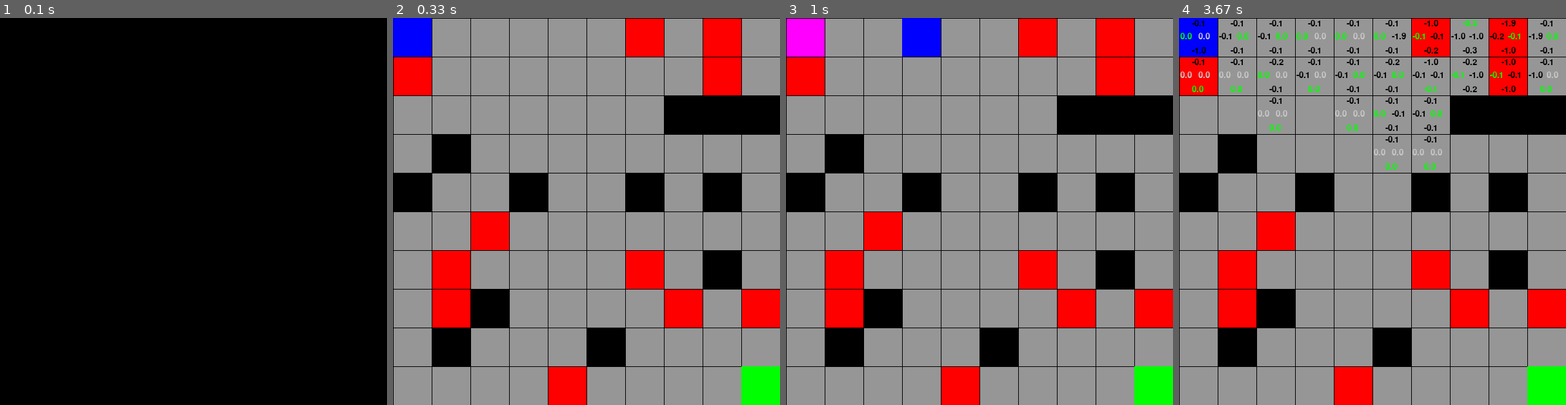
Above: before the commit, frames 1-4 (left to right).
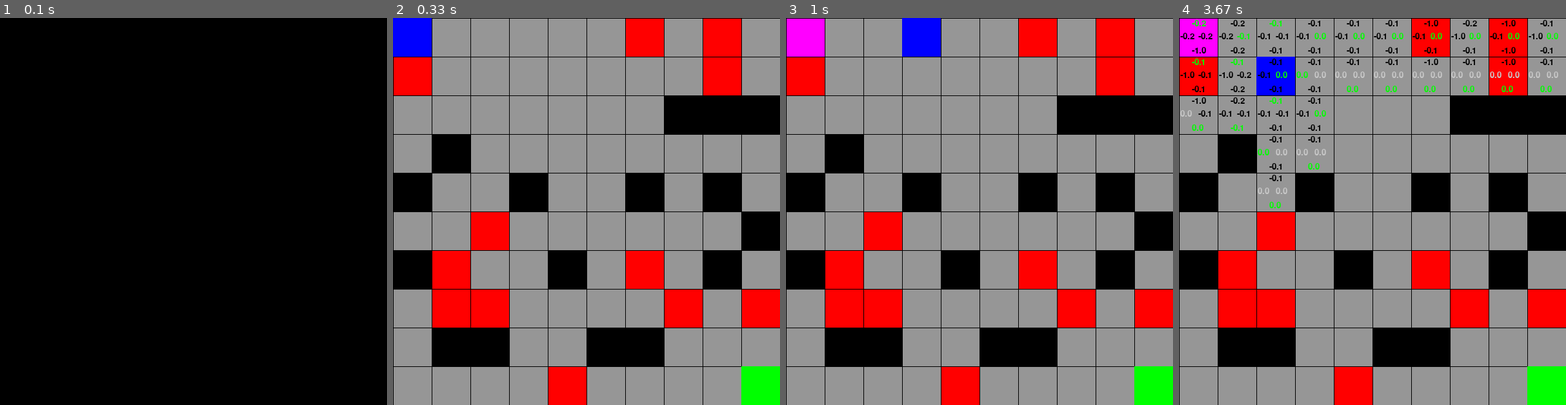
Above: after the commit, the same moments.

Repository: szebkhan/Portfolio_DEDS
Game: pygame game, started from src/Week_Opdrachten/Week_15_PyGame/game.py
The game is run twice, just before and just after one commit, with the same random seed, the same clock (stepped at 60 frames per second) and the same inputs.
Inputs:
- Up to frame 1 (0.1 s): no input
- Up to frame 2 (0.33 s): no input
- Up to frame 3 (1 s): tap T at 0.33 s; hold R from 0.67 s (still down); hold D from 0.67 s (still down)
- Up to frame 4 (3.67 s): release R at 1.13 s; release D at 1.13 s; hold D 1.17-1.63 s; hold W 1.67-1.97 s; tap T at 1.82, 2.98 s; hold D 2-2.47 s; tap Y at 2.5, 3.55 s; hold A 2.83-3.37 s; hold S from 3.4 s (still down)

Frame 1 is identical in both runs. In frame 2, 5.8% of the frame differs, in the area x 0-100%, y 50-90%; in frame 3, 5.8%; in frame 4, 11%, in the area x 0-100%, y 0-90%.

Commit message:
code bijgewerkt en comments toegevoegd.

Diff:
--- a/src/Week_Opdrachten/Week_15_PyGame/agent.py
+++ b/src/Week_Opdrachten/Week_15_PyGame/agent.py
@@ -1,14 +1,14 @@
 import pygame
 
 class Agent:
-    def __init__(self, start_x, start_y, grid_world):
+    def __init__(self, start_x, start_y, grid_world): # Geef start coords
         self.x = start_x
         self.y = start_y
         self.start_x = start_x
         self.start_y = start_y
         self.grid_world = grid_world
 
-    def move_agent(self, direction): # Beweeg de agent in een bepaalde richting
+    def move_agent(self, direction): # Beweeg de agent in een bepaalde richting, en check dat het niet out of bounds/in muren loopt.
         if direction == "left" and self.x > 0 and self.grid_world.maze[self.y][self.x - 1] in [0, 2]:
             self.x -= 1
         elif direction == "right" and self.x < self.grid_world.cols - 1 and self.grid_world.maze[self.y][self.x + 1] in [0, 2]:
@@ -17,14 +17,6 @@
             self.y -= 1
         elif direction == "down" and self.y < self.grid_world.rows - 1 and self.grid_world.maze[self.y + 1][self.x] in [0, 2]:
             self.y += 1
-
-    def is_valid_move(self, position): # Check of een positie geldig is (binnen grenzen en geen obstakel)
-        x, y = position
-        if (0 <= x < self.grid_world.cols and
-            0 <= y < self.grid_world.rows and
-            self.grid_world.maze[y][x] == 0):
-            return True
-        return False
 
     def reset_position(self): # Reset agent naar startpositie
         self.x = self.start_x
--- a/src/Week_Opdrachten/Week_15_PyGame/game.py
+++ b/src/Week_Opdrachten/Week_15_PyGame/game.py
@@ -7,15 +7,15 @@
 class Game:
     def __init__(self):
         self.grid_world = GridWorld()
-        self.agent = Agent(0, 0, self.grid_world)  # Start op positie (1,1)
+        self.agent = Agent(0, 0, self.grid_world)  # Start op positie (0, 0)
         self.q_agent = QLearningAgent(self.grid_world, self.agent)
-        self.user = "MANUAL"
+        self.user = "MANUAL" # Game begint op manual besturing
         self.running = True
         self.episode = 0
         self.steps = 0
 
-    def reset_environment(self):
-        self.user = "MANUAL" # Complete Environment Reset
+    def reset_environment(self): # Complete Environment Reset
+        self.user = "MANUAL"
         self.agent.reset_position()
         self.q_agent.q_table = {}
         self.q_agent.epsilon = 0.2
@@ -24,12 +24,14 @@
 
         print("Environment is volledig gereset")
 
-    def controls(self):
+
+    def controls(self): # Controls die beide kunnen worden gebruikt in manual en agent mode.
         for event in pygame.event.get():
             if event.type == pygame.QUIT:
                 self.running = False
 
             elif event.type == pygame.KEYDOWN:
+                # Restart bind, Agent Start bind en Agent stop bind
                 if event.key == pygame.K_r:
                     self.reset_environment()
                 elif event.key == pygame.K_t:
@@ -38,6 +40,8 @@
                 elif event.key == pygame.K_y:
                     self.user = "MANUAL"
                     pygame.time.delay(100)
+
+                # Variable adjusting keybinds
                 elif event.key == pygame.K_1:
                     self.q_agent.adjust_learning_rate(-0.05)
                 elif event.key == pygame.K_2:
@@ -51,7 +55,7 @@
                 elif event.key == pygame.K_6:
                     self.q_agent.adjust_epsilon(0.05)
 
-    def handle_input(self): # Behandel keyboard input
+    def handle_input(self): # Behandel keyboard input in manual mode
         if self.user == "MANUAL":
             pygame.time.delay(100)
 
@@ -70,11 +74,11 @@
     def run(self): # Main game loop
         while self.running:
 
-            pygame.display.set_caption(f"{self.user} | Episode {self.episode} | Steps: {self.steps}")
+            pygame.display.set_caption(f"{self.user} | Episode {self.episode} | Steps: {self.steps}") # Game Info: User Mode/Episodes/Stepcount
 
             self.controls()
 
-            # Handle input
+            # Kies input mode op basis van user mode
             if self.user == "AGENT":
                 self.q_agent.learn_step()
                 self.steps += 1
@@ -84,7 +88,7 @@
             # Clear screen
             self.grid_world.screen.fill(self.grid_world.white)
 
-            # Draw everything
+            # Teken alles op scherm
             self.grid_world.draw_maze()
             self.grid_world.draw_goal()
             self.agent.draw_agent()
@@ -93,15 +97,13 @@
                 self.grid_world.draw_q_values(self.q_agent.q_table)
 
             # Check win condition
-            if self.agent.has_reached_goal() and self.user == "AGENT":
+            if (self.agent.has_reached_goal() and self.user == "AGENT") or self.steps > 350: # Max Steps zodat hij niet eindeloos aan het bewegen is in 1 episode
                 self.agent.reset_position()
                 self.episode += 1
                 self.steps = 0
 
-            if self.steps > 350:
+            if self.user == "MANUAL" and self.agent.has_reached_goal():
                 self.agent.reset_position()
-                self.episode += 1
-                self.steps = 0
 
             # Update display
             pygame.display.update()
--- a/src/Week_Opdrachten/Week_15_PyGame/grid_world.py
+++ b/src/Week_Opdrachten/Week_15_PyGame/grid_world.py
@@ -7,15 +7,18 @@
         # Initialize pygame
         pygame.init()
 
+        # Screen info
         self.screen_width = 600
         self.screen_height = 600
         self.screen = pygame.display.set_mode((self.screen_width, self.screen_height))
 
+        # Grid info
         self.rows = 10
         self.cols = 10
         self.cell_width = self.screen_width // self.cols
         self.cell_height = self.screen_height // self.rows
 
+        # Kleuren
         self.white = (255, 255, 255)
         self.red = (255, 0, 0)
         self.blue = (0, 0, 255)
@@ -29,7 +32,7 @@
         #     [0, 0, 0, 1, 0, 1, 0, 1, 0, 0],
         #     [0, 0, 0, 1, 0, 0, 2, 0, 1, 0],
         #     [1, 0, 0, 0, 0, 1, 0, 0, 0, 1],
-        #     [0, 0, 0, 0, 0, 0, 0, 0, 0, 0],
+        #     [0, 0, 0, 0, 0, 0, 0, 0, 0, 0], Dit was mijn originele maze, wordt niet meer gebruikt ivm dynamische mazes.
         #     [0, 1, 2, 1, 0, 1, 0, 1, 0, 0],
         #     [0, 0, 0, 0, 0, 0, 2, 0, 0, 0],
         #     [1, 0, 1, 0, 1, 0, 0, 0, 0, 0],
@@ -43,20 +46,23 @@
         self.goal_row = self.rows - 1
         self.goal_col = self.cols - 1
 
+    # Dynamische mazes maken op basis van
     def generate_maze(self):
         maze = []
 
         for _ in range(self.rows):
             row = []
             for _ in range(self.cols):
-                tile = random.choices([0, 1, 2], weights=[0.75, 0.15, 0.10])[0]
+                tile = random.choices([0, 1, 2], weights=[0.70, 0.15, 0.15])[0]
                 row.append(tile)
             maze.append(row)
 
+        # Zorg ervoor dat de start en goal columns zijn opgeslagen als path (0 in array)
         maze[0][0] = 0
         maze[self.rows - 1][self.cols - 1] = 0
         return maze
 
+    # Maze tekenen op scherm
     def draw_maze(self):
         for row in range(self.rows):
             for col in range(self.cols):
@@ -65,40 +71,40 @@
                 else:
                     cell = self.maze[row][col]
                     if cell == 0:
-                        color = self.gray
+                        color = self.gray # Path (0)
                     elif cell == 1:
-                        color = self.black
+                        color = self.black # Muur (1)
                     elif cell == 2:
-                        color = self.red
+                        color = self.red # Hazards (2)
                     else:
                         color = self.gray
 
                 pygame.draw.rect(self.screen, color,
                                 (col * self.cell_width, row * self.cell_height,
-                                self.cell_width, self.cell_height))
+                                self.cell_width, self.cell_height)) # Teken de blok op de grid met gekozen kleur voor object (path/wall/hazard)
 
-        # Draw gridlines
+        # Gridlines tekenen voor overzicht
         for x in range(0, self.screen_width, self.cell_width):
             pygame.draw.line(self.screen, self.black, (x, 0), (x, self.screen_height))
         for y in range(0, self.screen_height, self.cell_height):
             pygame.draw.line(self.screen, self.black, (0, y), (self.screen_width, y))
 
-
+    # Goal tekenen
     def draw_goal(self):
         pygame.draw.rect(self.screen, self.green,
                         (self.goal_col * self.cell_width, self.goal_row * self.cell_height,
                          self.cell_width, self.cell_height))
 
-    def agent_start(self):
-        return (1, 1)
-
+    # Check of current position in goal blokje zit
     def is_goal(self, position):
         x, y = position
         return x == self.goal_col and y == self.goal_row
 
+    # Teken van elk blok/coordinaat zijn q values.
     def draw_q_values(self, q_table):
         font = pygame.font.Font(None, 20)
 
+        # text posities van q values in elk blok te berekenen
         action_positions = {
             'up': lambda col, row: (col * self.cell_width + self.cell_width // 2 - 10, row * self.cell_height + 2),
             'down': lambda col, row: (col * self.cell_width + self.cell_width // 2 - 10, row * self.cell_height + self.cell_height - 16),
@@ -106,11 +112,12 @@
             'right': lambda col, row: (col * self.cell_width + self.cell_width - 30, row * self.cell_height + self.cell_height // 2 - 8),
         }
 
+        # Q values van elke action in alle coords
         for (col, row), actions in q_table.items():
             if not actions:
                 continue
 
-            best_action = max(actions, key=actions.get)
+            best_action = max(actions, key=actions.get) # Max action vinden voor elke richting
 
             for action, q_val in actions.items():
                 pos = action_positions[action](col, row)
@@ -120,28 +127,12 @@
                 elif q_val < 0:
                     color = (0, 0, 0)  # Negative Q-value: red
                 else:
-                    color = (200, 200, 200)  # Neutral: gray
+                    color = (200, 200, 200)  # Neutraal: gray
 
                 text_surface = font.render(f"{q_val:.1f}", True, color)
                 self.screen.blit(text_surface, pos)
 
-    def get_next_position(self, position, action):
-        x, y = position
-        if action == "up":
-            y -= 1
-        elif action == "down":
-            y += 1
-        elif action == "left":
-            x -= 1
-        elif action == "right":
-            x += 1
-
-        if (0 <= x < self.cols and 0 <= y < self.rows and self.maze[y][x] == 0):
-            return (x, y)
-
-        return position
-
-    def get_reward(self, position):
+    def get_reward(self, position): # Goal = 100, paths zijn -1 om minimaal hoeveelheid steps te encouragen, hazards zijn -10, al het andere is -100
         if self.is_goal(position):
             return 100
         elif self.maze[position[1]][position[0]] == 0:
--- a/src/Week_Opdrachten/Week_15_PyGame/q_learning_agent.py
+++ b/src/Week_Opdrachten/Week_15_PyGame/q_learning_agent.py
@@ -3,27 +3,22 @@
 class QLearningAgent():
     def __init__(self, grid_world, agent, alpha=0.1, gamma=0.9, epsilon=0.2):
         self.grid_world = grid_world
-        self.alpha = alpha
-        self.gamma = gamma
-        self.epsilon = epsilon
+        self.alpha = alpha # Learning Rate, hoe snel leert de Agent
+        self.gamma = gamma # Discount Factor, Hoe belangrijk zijn future rewards
+        self.epsilon = epsilon # Kans op random action vs best action (exploration vs exploitation)
         self.q_table = {}
         self.agent = agent
 
-        self.actions = ["up", "down", "left", "right"]
-
-    def get_q(self, state, action):
-        if state not in self.q_table:
-            self.q_table[state] = {a: 0 for a in self.actions}
-        return self.q_table[state][action]
+        self.actions = ["up", "down", "left", "right"] # Alle mogelijke acties die ondernomen kunnen worden
 
     def choose_action(self, state):
-        if random.random() < self.epsilon:
+        if random.random() < self.epsilon: # Random actie wordt ondernomen -> er is sprake van exploration
             return random.choice(self.actions)
         else:
-            self.ensure_state_exists(state)
+            self.ensure_state_exists(state) # De best known actie wordt ondernomen -> Hij exploit zijn kennis (exploitation)
             return max(self.q_table[state], key=self.q_table[state].get)
 
-    def ensure_state_exists(self, state):
+    def ensure_state_exists(self, state): # Check of gegeven state bestaat in q table (errors voorkomen)
         if state not in self.q_table:
             self.q_table[state] = {a: 0 for a in self.actions}
 
@@ -31,11 +26,11 @@
         self.ensure_state_exists(state)
         self.ensure_state_exists(next_state)
 
-        current_q = self.q_table[state][action]
-        max_next_q = max(self.q_table[next_state].values())
+        current_q = self.q_table[state][action] # Sla huidige q values op
+        max_next_q = max(self.q_table[next_state].values()) # Pak beste q value
 
-        new_q = current_q + self.alpha * (reward + self.gamma * max_next_q - current_q)
-        self.q_table[state][action] = new_q
+        new_q = current_q + self.alpha * (reward + self.gamma * max_next_q - current_q) #Q learning formule toepassen
+        self.q_table[state][action] = new_q # Nieuwe q values opslaan in q table
 
     def adjust_learning_rate(self, change): # Learning rate veranderen
         self.alpha = max(0.01, min(1.0, self.alpha + change))
@@ -49,26 +44,26 @@
         self.epsilon = max(0.01, min(1.0, self.epsilon + change))
         print(f"Exploration rate veranderd naar: {self.epsilon:.2f}")
 
-    def train(self, episodes=500):
+    def train(self, episodes=500): # Train achter de scenes met 500 episodes
         for episode in range(episodes):
-            self.agent.reset_position()
+            self.agent.reset_position() # Start bij begin
             done = False
 
             while not done:
                 state = (self.agent.x, self.agent.y)
                 action = self.choose_action(state)
-                self.agent.move_agent(action)
+                self.agent.move_agent(action) # Sla state en actie op, beweeg agent op basis van actie.
 
-                reward = self.grid_world.get_reward((self.agent.x, self.agent.y))
+                reward = self.grid_world.get_reward((self.agent.x, self.agent.y)) # krijg reward op basis van actie
 
-                next_state = (self.agent.x, self.agent.y)
-                self.update_q_value(state, action, reward, next_state)
+                next_state = (self.agent.x, self.agent.y) # Bewaar nieuwe state
+                self.update_q_value(state, action, reward, next_state) # update q value op basis van nieuwe actie
 
                 done = self.agent.has_reached_goal()
 
             print(f"Episode {episode + 1}/{episodes} voltooid")
 
-    def learn_step(self):
+    def learn_step(self): # Zelfde als train, maar gaat in stapsgewijs (geen fixed amount of episodes. function beweegt maar 1 stap per call.)
 
         state = (self.agent.x, self.agent.y)
         action = self.choose_action(state)
